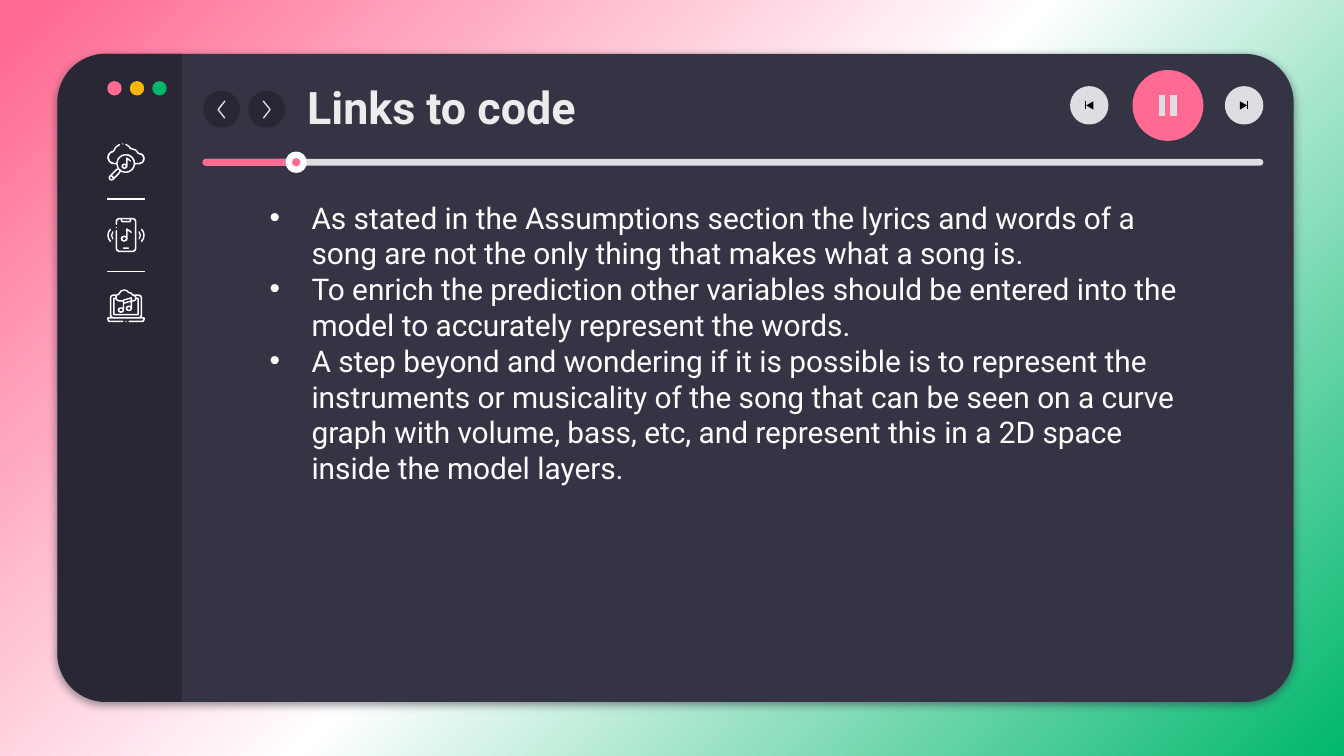
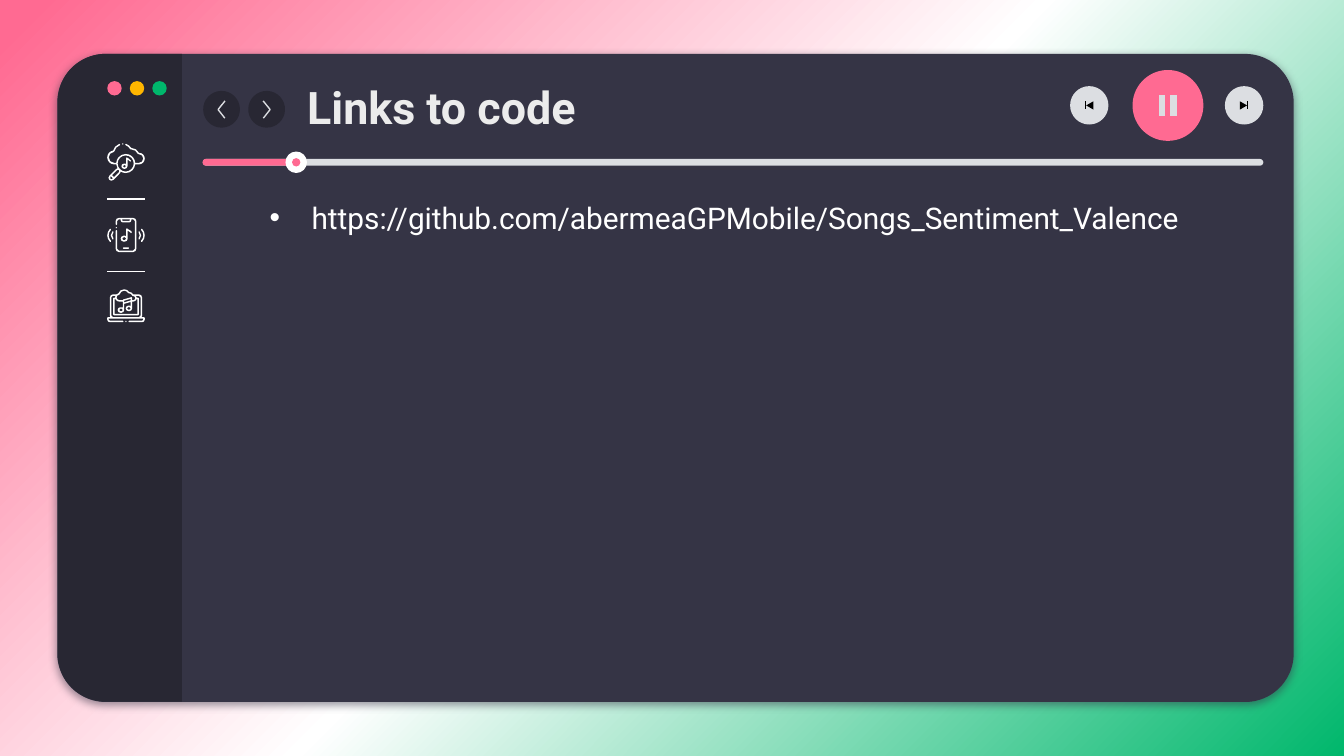
Before and after one commit to abermeaGPMobile/Songs_Sentiment_Valence, a slide deck: slide 12 of Final Project.pptx. Drawn at 1344x756 pixels with LibreOffice and Linux fonts; fonts in the diff are those of the drawing. Boxes give left, top, right and bottom in pixels: in the first picture for what was removed or moved away, otherwise in the second. Text is boxed around its words. In the diff, an @@ line names an element or a change of style, - is before the commit and + after.

Commit message:
changing git link on pptx

```diff
--- a/Final Project.pptx
+++ b/Final Project.pptx
@@ subtitle at (312, 206, 1179, 235): text changed @@
-• As stated in the Assumptions section the lyrics and words of a song are not the only thing that makes what a song is.
-• To enrich the prediction other variables should be entered into the model to accurately represent the words.
-• A step beyond and wondering if it is possible is to represent the instruments or musicality of the song that can be seen on a curve graph with volume, bass, etc, and represent this in a 2D space inside the model layers.
+• https://github.com/abermeaGPMobile/Songs_Sentiment_Valence
```
Also in this commit, not shown: 1 other file.
